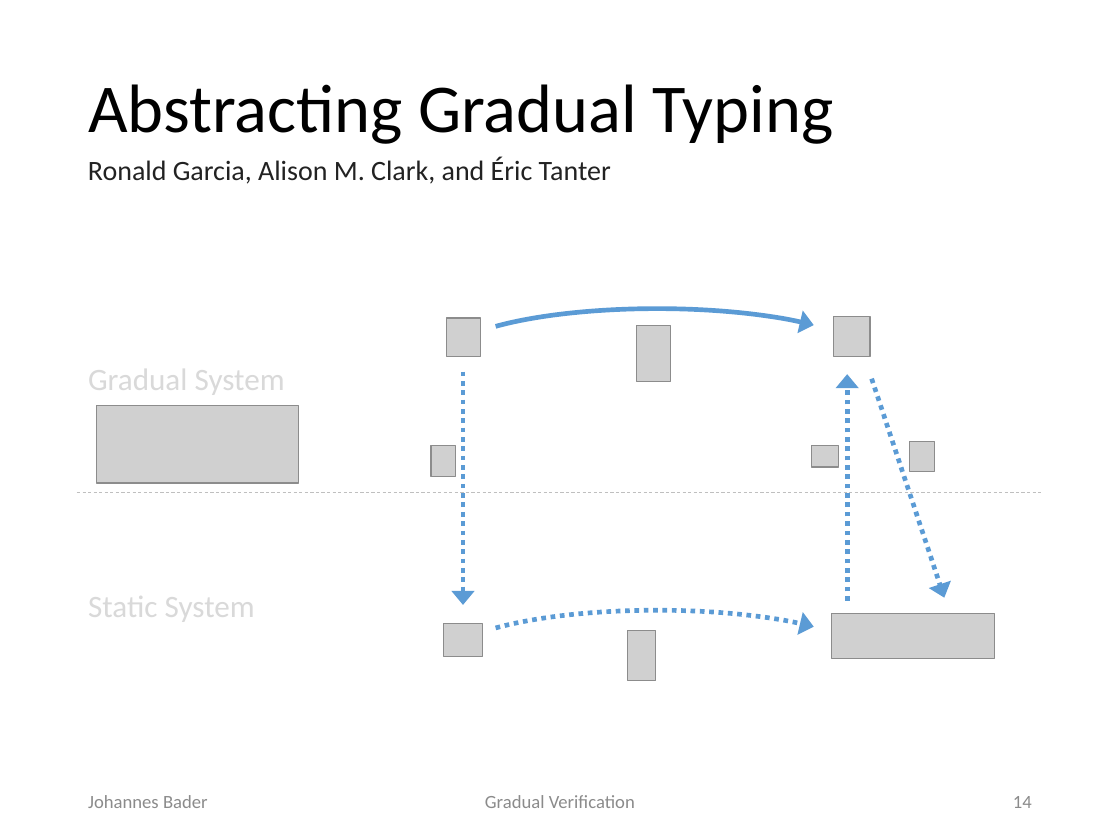
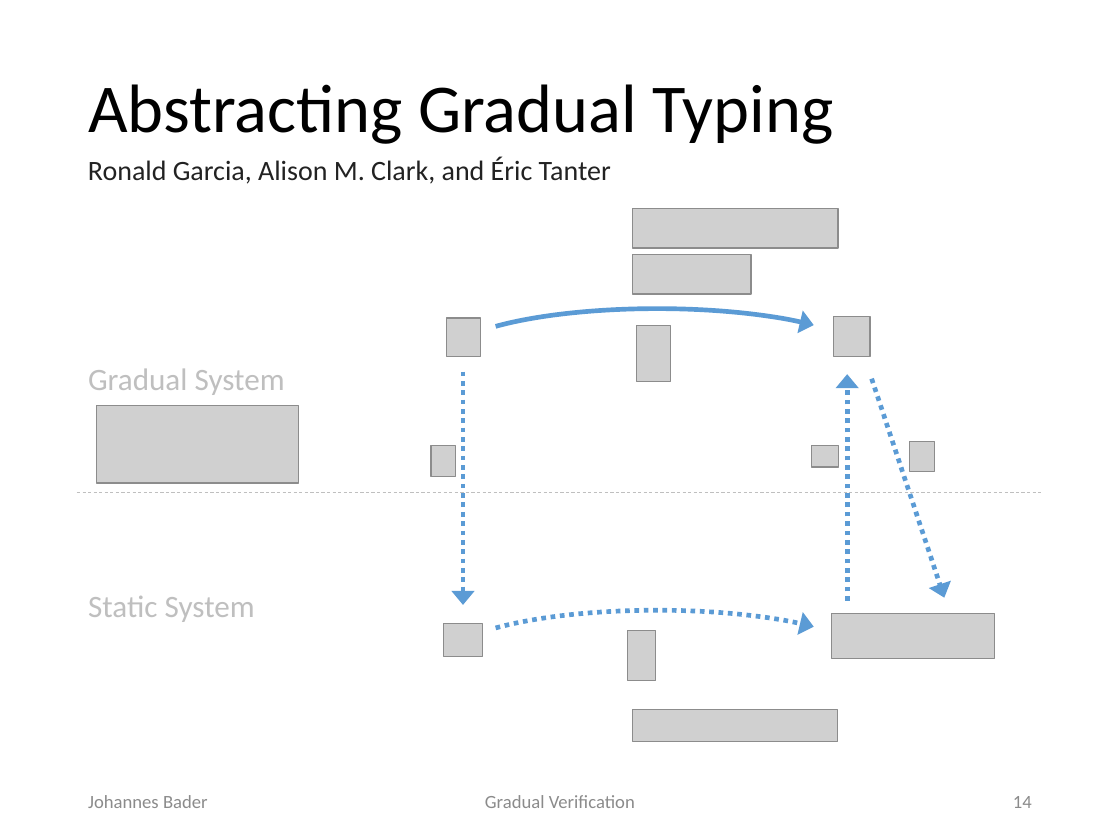
Before and after one commit to olydis/GradVerThesis, a slide deck: slide 14 of presentation/PLunch.pptx. Drawn at 1120x840 pixels with LibreOffice and Linux fonts; fonts in the diff are those of the drawing; grey boxes stand for pictures. Boxes give left, top, right and bottom in pixels: in the first picture for what was removed or moved away, otherwise in the second. Text is boxed around its words. In the diff, an @@ line names an element or a change of style, - is before the commit and + after.

```diff
--- a/presentation/PLunch.pptx
+++ b/presentation/PLunch.pptx
@@ picture added at (x1=633, y1=208, x2=838, y2=248) @@
@@ picture added at (x1=633, y1=254, x2=752, y2=293) @@
@@ text "Gradual System" at (x1=88, y1=368, x2=285, y2=395): text colour #D9D9D9 to #BFBFBF @@
@@ text "Static System" at (x1=88, y1=596, x2=255, y2=622): text colour #D9D9D9 to #BFBFBF @@
@@ picture added at (x1=633, y1=710, x2=838, y2=741) @@
```
Also in this commit, not shown: 21 other slides changed, 20 slides added, 1 other file.
